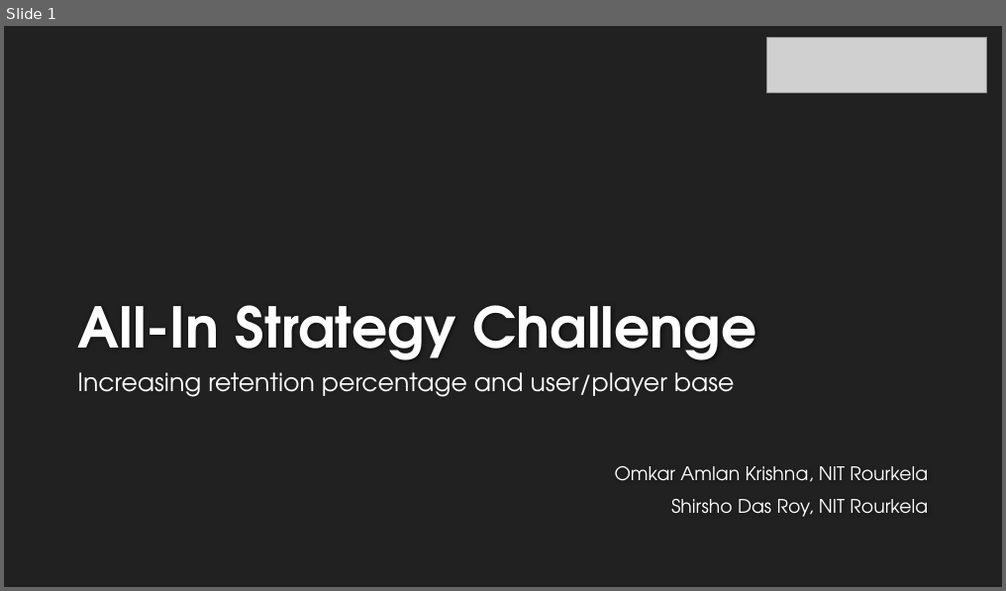
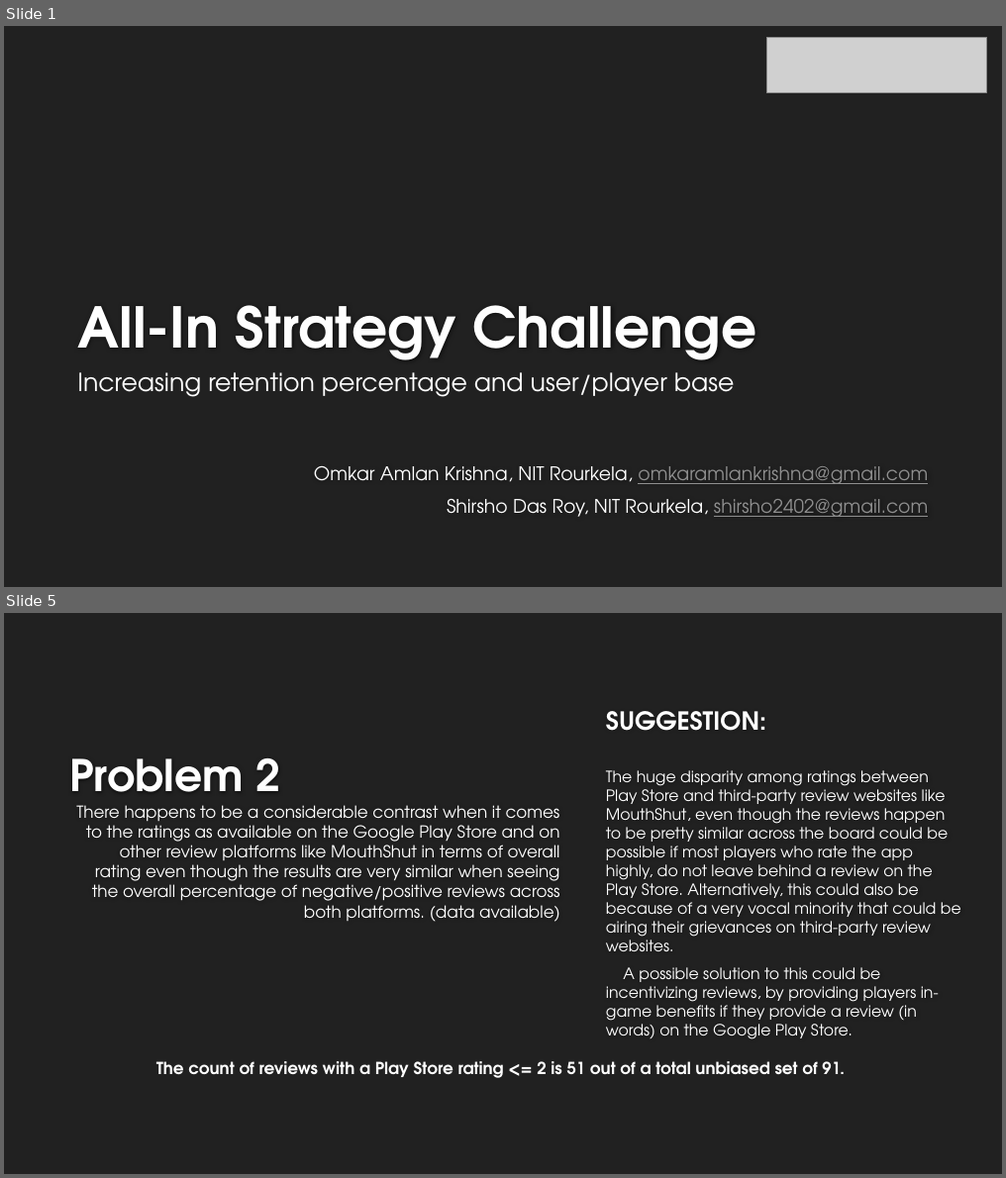
Before and after one commit to OmkarAmlan/AIC, a slide deck: All-In Strategy Challenge.pptx. Shown one above the other, each under a label of ours: slide 1 before the commit, slides 1 and 5 after it; the slides between them are not shown. The pictures are 1006x591 and 1006x1178 pixels, drawn with LibreOffice and Linux fonts; fonts in the diff are those of the drawing; grey boxes stand for pictures; background and template pictures are left out. Boxes give left, top, right and bottom in pixels: in the first picture for what was removed or moved away, otherwise in the second. Text is boxed around its words. In the diff, an @@ line names an element or a change of style, - is before the commit and + after.

```diff
--- a/All-In Strategy Challenge.pptx
+++ b/All-In Strategy Challenge.pptx
@@ slide 5 added at bbox=[4, 613, 1002, 1174], background #212121 @@
@@ text added at bbox=[606, 711, 961, 1040], 15 pt, text #FFFFFF @@
+SUGGESTION:
+The huge disparity among ratings between Play Store and third-party review websites like MouthShut, even though the reviews happen to be pretty similar across the board could be possible if most players who rate the app highly, do not leave behind a review on the Play Store. Alternatively, this could also be because of a very vocal minority that could be airing their grievances on third-party review websites.
+A possible solution to this could be incentivizing reviews, by providing players in-game benefits if they provide a review (in words) on the Google Play Store.
@@ title added at bbox=[69, 759, 280, 810], 42 pt, text #FEFEFE, bold @@
+Problem 2
@@ text added at bbox=[76, 805, 560, 922], 16 pt, text #FFFFFF @@
+There happens to be a considerable contrast when it comes to the ratings as available on the Google Play Store and on other review platforms like MouthShut in terms of overall rating even though the results are very similar when seeing the overall percentage of negative/positive reviews across both platforms. (data available)
@@ text added at bbox=[156, 1061, 845, 1078], 16 pt, text #FFFFFF, bold @@
+The count of reviews with a Play Store rating <= 2 is 51 out of a total unbiased set of 91.
@@ slide 1 changed as well @@
@@ subtitle at bbox=[314, 467, 928, 517]: text changed @@
-Omkar Amlan Krishna, NIT Rourkela
-Shirsho Das Roy, NIT Rourkela
+Omkar Amlan Krishna, NIT Rourkela, omkaramlankrishna@gmail.com
+Shirsho Das Roy, NIT Rourkela, shirsho2402@gmail.com
```
Also in this commit, not shown: 8 other slides added, 2 other files.
